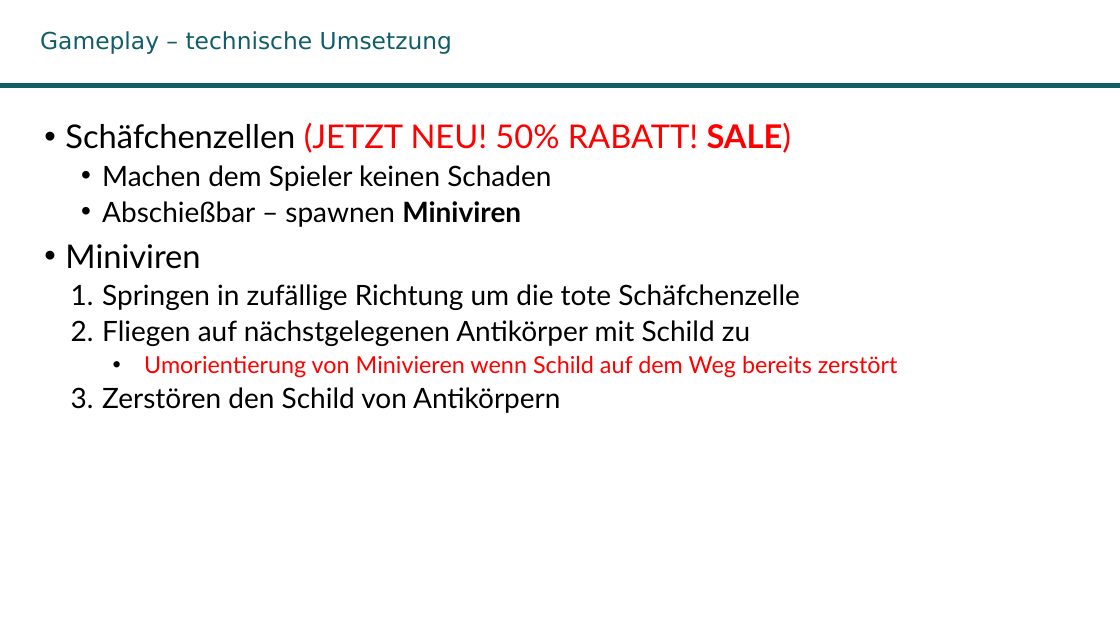
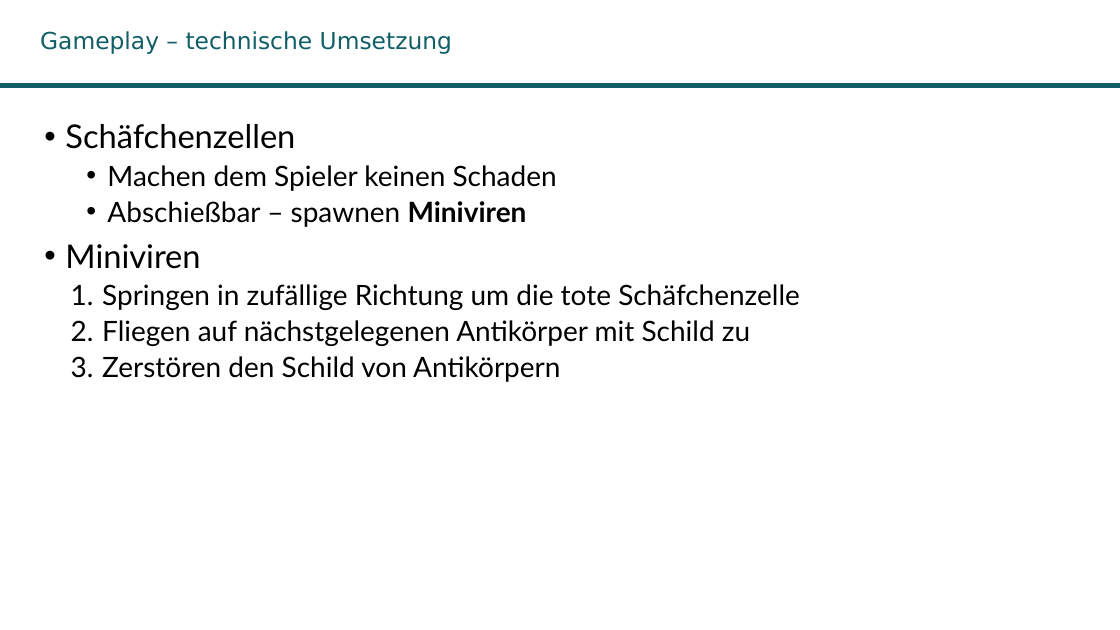
Before and after one commit to LaraBiewers/Teamprojekt_GameDev, a slide deck: slide 7 of Abschlusspraesentation.odp. Drawn at 1120x630 pixels with LibreOffice and Linux fonts; fonts in the diff are those of the drawing; background and template pictures are left out. Boxes give left, top, right and bottom in pixels: in the first picture for what was removed or moved away, otherwise in the second. Text is boxed around its words. In the diff, an @@ line names an element or a change of style, - is before the commit and + after.

```diff
--- a/Abschlusspraesentation.odp
+++ b/Abschlusspraesentation.odp
@@ text at (x1=65, y1=124, x2=295, y2=149): text changed; text colour #FF0000 to #000000 @@
-• Schäfchenzellen (JETZT NEU! 50% RABATT! SALE)
+• Schäfchenzellen
@@ text at (x1=107, y1=165, x2=557, y2=227): indent changed @@
@@ text at (x1=144, y1=355, x2=898, y2=378): paragraph removed @@
-    • Umorientierung von Minivieren wenn Schild auf dem Weg bereits zerstört
```
Also in this commit, not shown: 6 other slides changed, 2 slides added, 1 slide removed.
